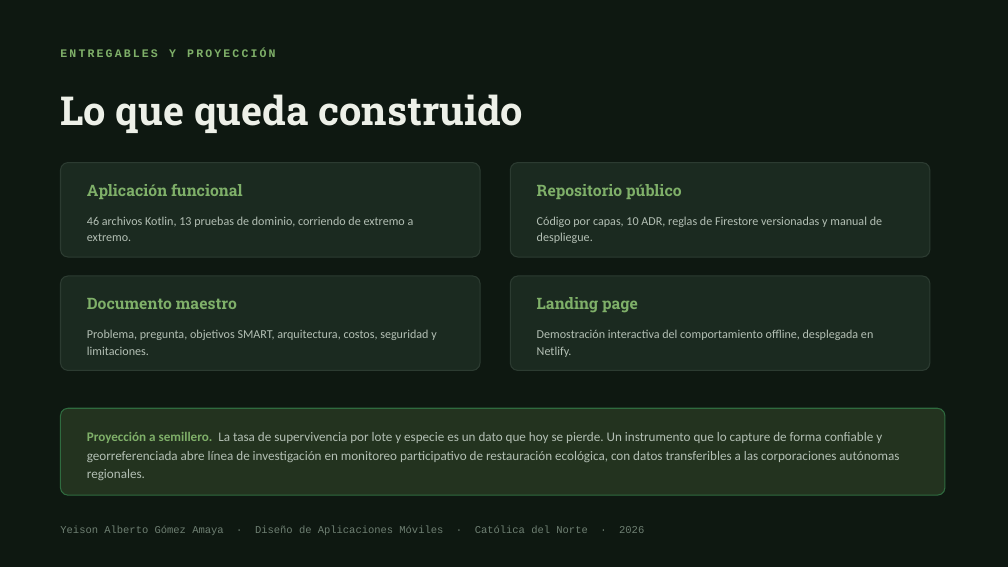
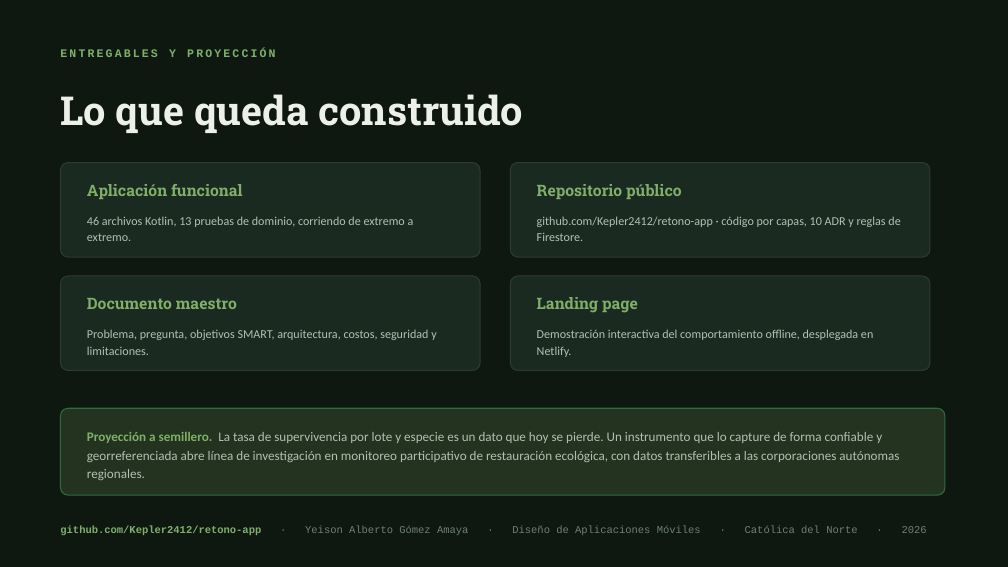
Before and after one commit to Kepler2412/retono-app, a slide deck: slide 9 of presentacion/Retono-Entrega1.pptx. Drawn at 1008x567 pixels with LibreOffice and Linux fonts; fonts in the diff are those of the drawing. Boxes give left, top, right and bottom in pixels: in the first picture for what was removed or moved away, otherwise in the second. Text is boxed around its words. In the diff, an @@ line names an element or a change of style, - is before the commit and + after.

```diff
--- a/presentacion/Retono-Entrega1.pptx
+++ b/presentacion/Retono-Entrega1.pptx
@@ text at bbox=[537, 216, 900, 241]: text changed @@
-Código por capas, 10 ADR, reglas de Firestore versionadas y manual de despliegue.
+github.com/Kepler2412/retono-app · código por capas, 10 ADR y reglas de Firestore.
@@ text at bbox=[60, 526, 927, 535]: text changed @@
-Yeison Alberto Gómez Amaya · Diseño de Aplicaciones Móviles · Católica del Norte · 2026
+github.com/Kepler2412/retono-app · Yeison Alberto Gómez Amaya · Diseño de Aplicaciones Móviles · Católica del Norte · 2026
```
Also in this commit, not shown: 2 other slides changed, 6 other files.
